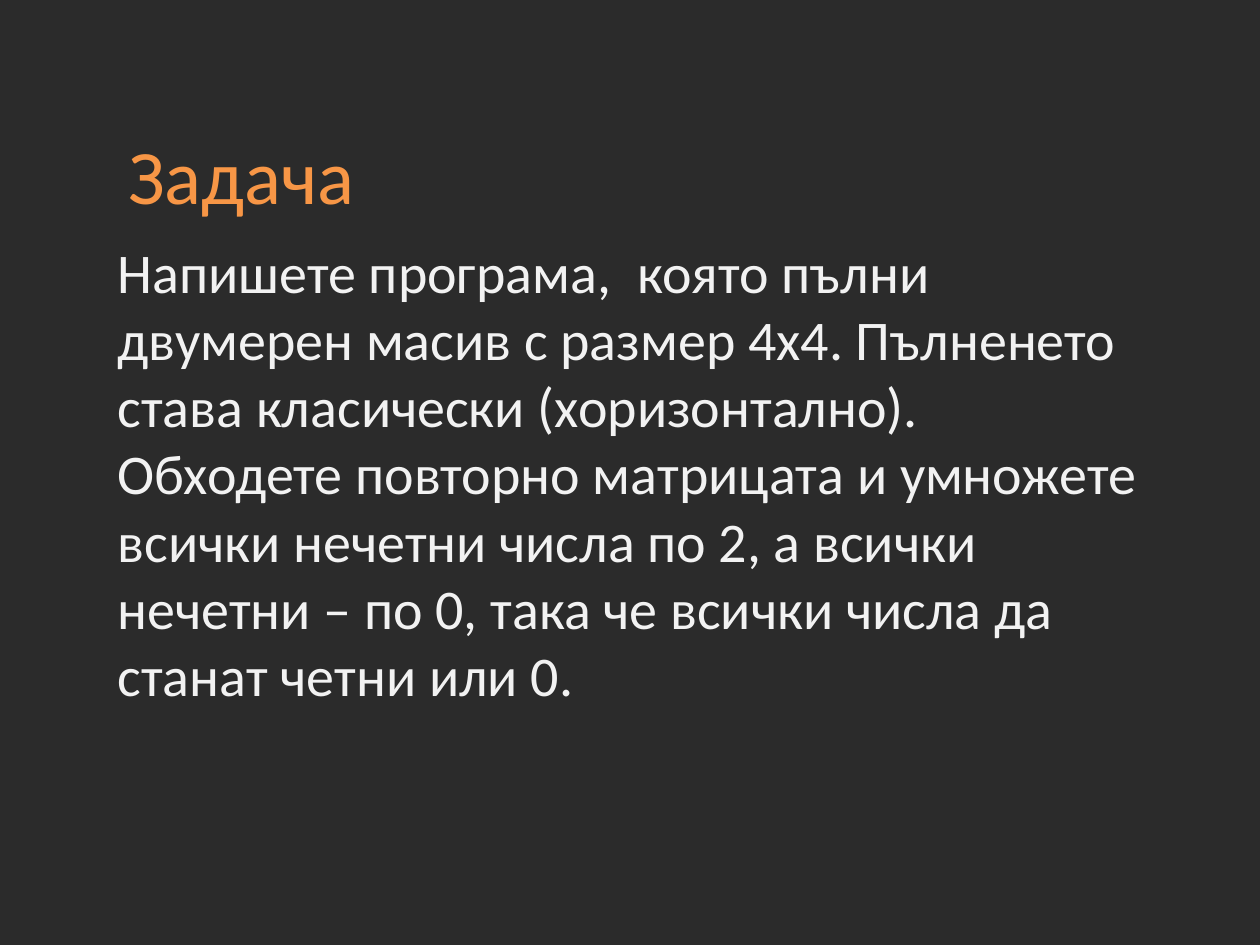
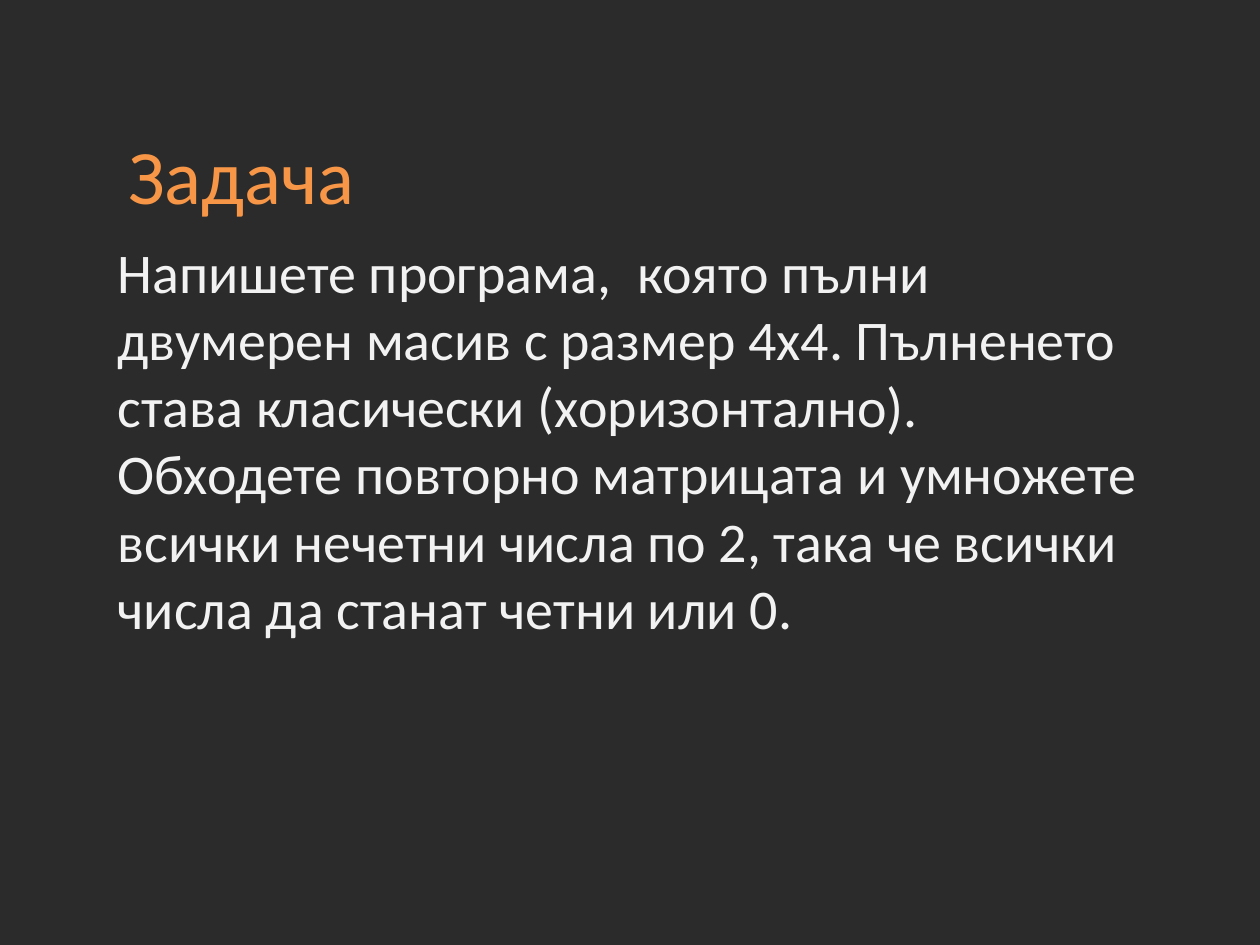
Before and after one commit to Academy-Soft-Intellect/Dot-Net-Course, a slide deck: slide 26 of 04-Arrays.pptx. Drawn at 1260x945 pixels with LibreOffice and Linux fonts; fonts in the diff are those of the drawing; background and template pictures are left out; a plain dark background stands for a picture behind light text. Boxes give left, top, right and bottom in pixels: in the first picture for what was removed or moved away, otherwise in the second. Text is boxed around its words. In the diff, an @@ line names an element or a change of style, - is before the commit and + after.

```diff
--- a/04-Arrays.pptx
+++ b/04-Arrays.pptx
@@ text at (x1=118, y1=257, x2=1137, y2=638): text changed @@
-Напишете програма, която пълни двумерен масив с размер 4х4. Пълненето става класически (хоризонтално). Обходете повторно матрицата и умножете всички нечетни числа по 2, а всички нечетни – по 0, така че всички числа да станат четни или 0.
+Напишете програма, която пълни двумерен масив с размер 4х4. Пълненето става класически (хоризонтално). Обходете повторно матрицата и умножете всички нечетни числа по 2, така че всички числа да станат четни или 0.
```
Also in this commit, not shown: 2 other slides changed, 16 other files.
